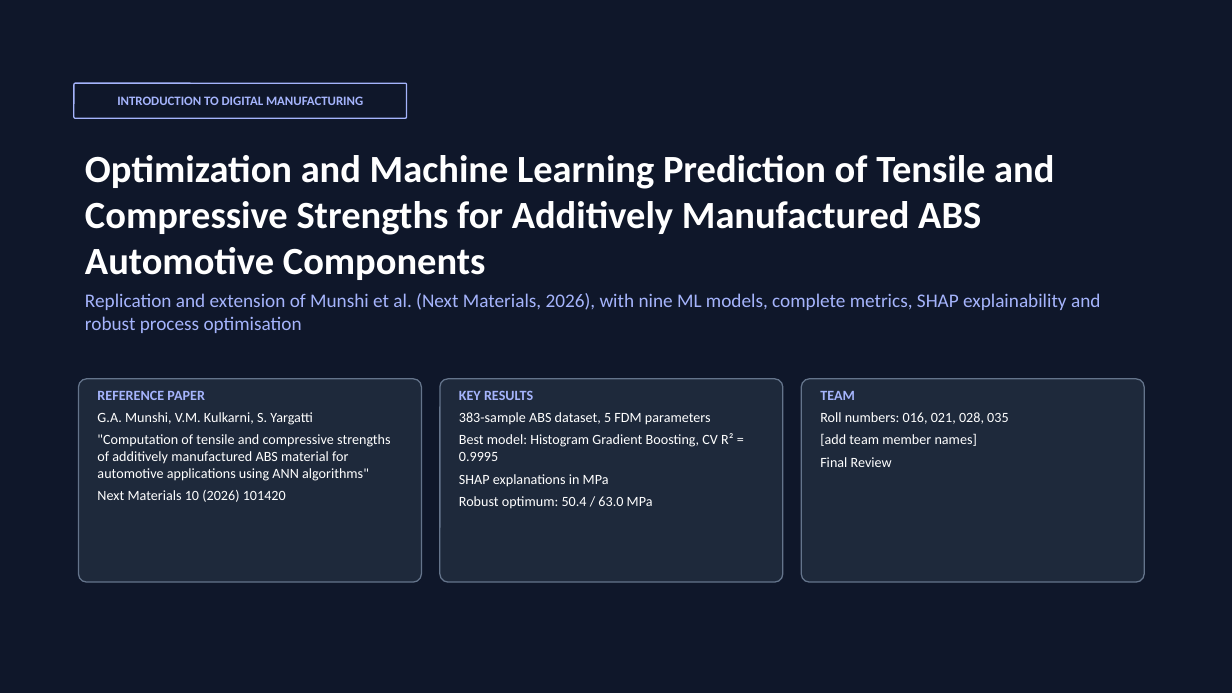
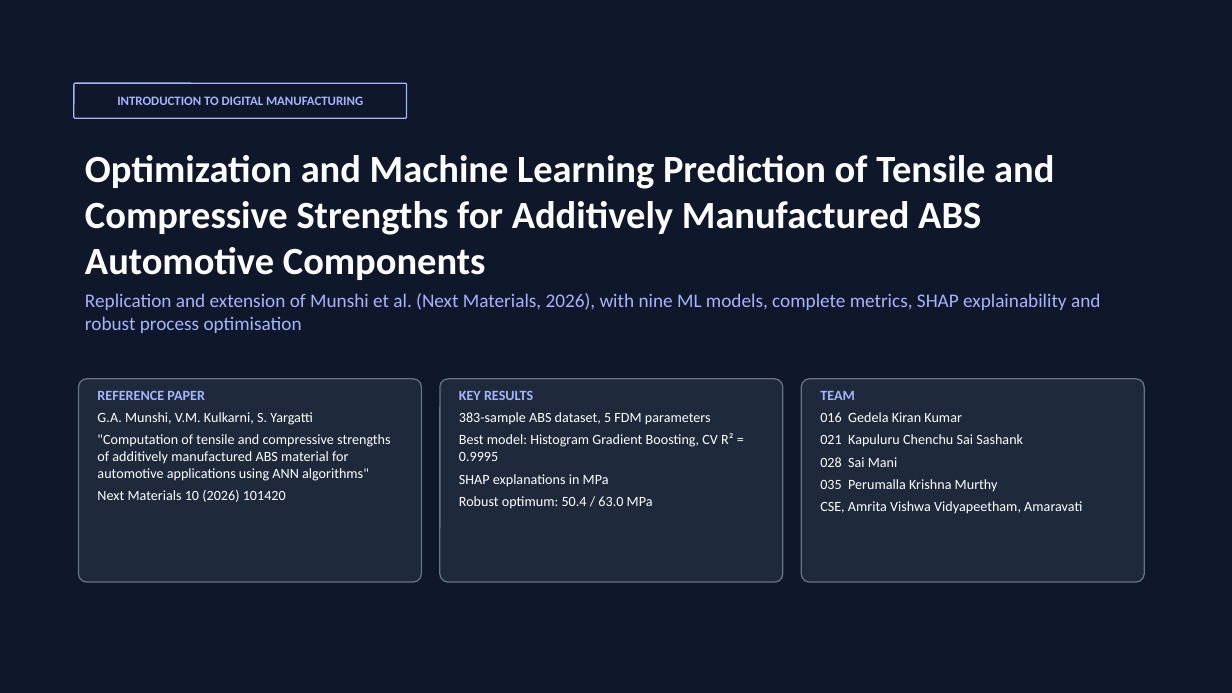
Before and after one commit to saimani1232/DM-project, a slide deck: slide 1 of presentation/Digital_Manufacturing_ABS_Presentation.pptx. Drawn at 1232x693 pixels with LibreOffice and Linux fonts; fonts in the diff are those of the drawing. Boxes give left, top, right and bottom in pixels: in the first picture for what was removed or moved away, otherwise in the second. Text is boxed around its words. In the diff, an @@ line names an element or a change of style, - is before the commit and + after.

```diff
--- a/presentation/Digital_Manufacturing_ABS_Presentation.pptx
+++ b/presentation/Digital_Manufacturing_ABS_Presentation.pptx
@@ text in rounded rectangle at bbox=[820, 412, 1082, 514]: text changed @@
-Roll numbers: 016, 021, 028, 035
-[add team member names]
-Final Review
+016 Gedela Kiran Kumar
+021 Kapuluru Chenchu Sai Sashank
+028 Sai Mani
+035 Perumalla Krishna Murthy
+CSE, Amrita Vishwa Vidyapeetham, Amaravati
```
Also in this commit, not shown: 7 other files.
